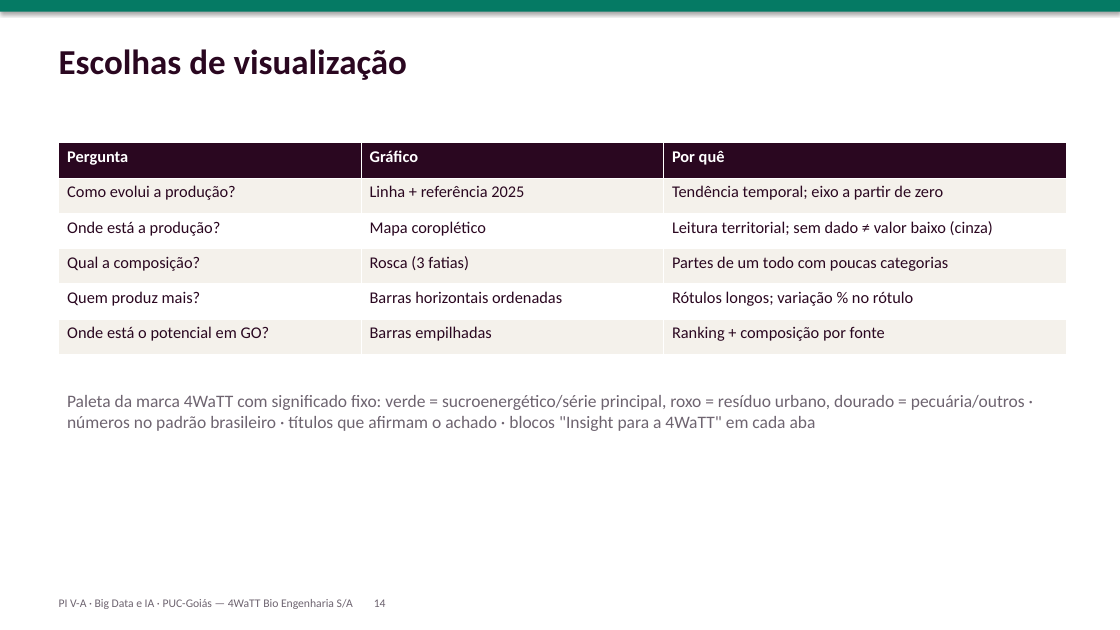
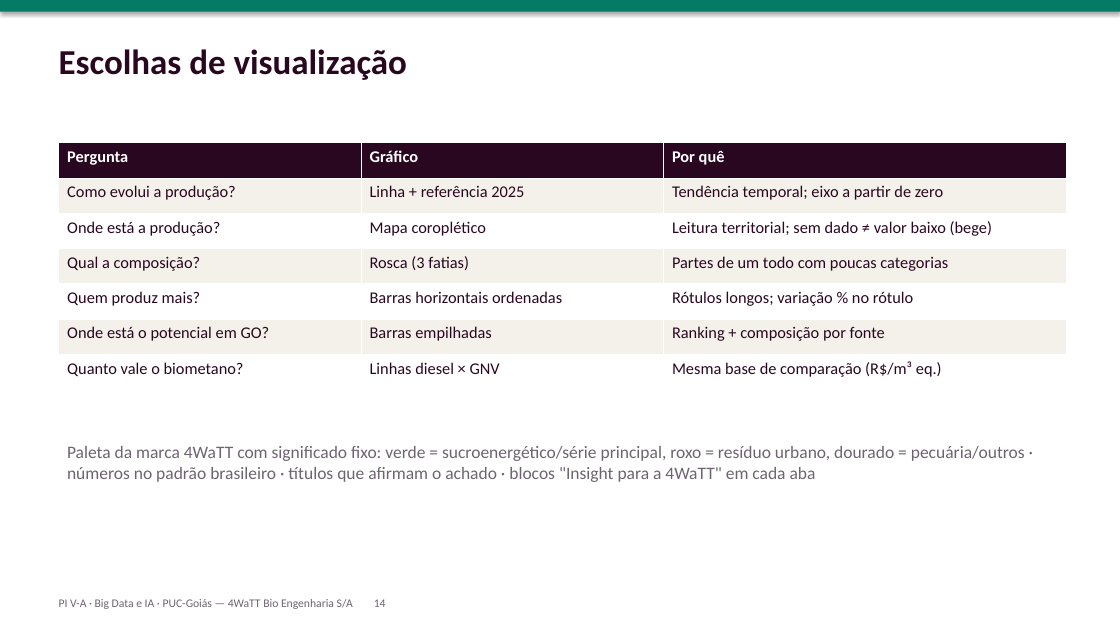
Before and after one commit to NathanC16/Radar-Econ-mico-do-Biometano, a slide deck: slide 14 of apresentacao/apresentacao_oral.pptx. Drawn at 1120x630 pixels with LibreOffice and Linux fonts; fonts in the diff are those of the drawing. Boxes give left, top, right and bottom in pixels: in the first picture for what was removed or moved away, otherwise in the second. Text is boxed around its words. In the diff, an @@ line names an element or a change of style, - is before the commit and + after.

```diff
--- a/apresentacao/apresentacao_oral.pptx
+++ b/apresentacao/apresentacao_oral.pptx
@@ table at [59, 143, 1067, 390] @@
-row 3, column 3: Leitura territorial; sem dado ≠ valor baixo (cinza)
+row 3, column 3: Leitura territorial; sem dado ≠ valor baixo (bege)
+row 7: Quanto vale o biometano? | Linhas diesel × GNV | Mesma base de comparação (R$/m³ eq.)
@@ text "Paleta da marca 4WaTT com ...": place and size @@
-text "Paleta da marca 4WaTT com ..." at [67, 395, 1025, 431]
+text "Paleta da marca 4WaTT com ..." at [67, 446, 1025, 482]
```
Also in this commit, not shown: 4 other slides changed, 13 other files.
